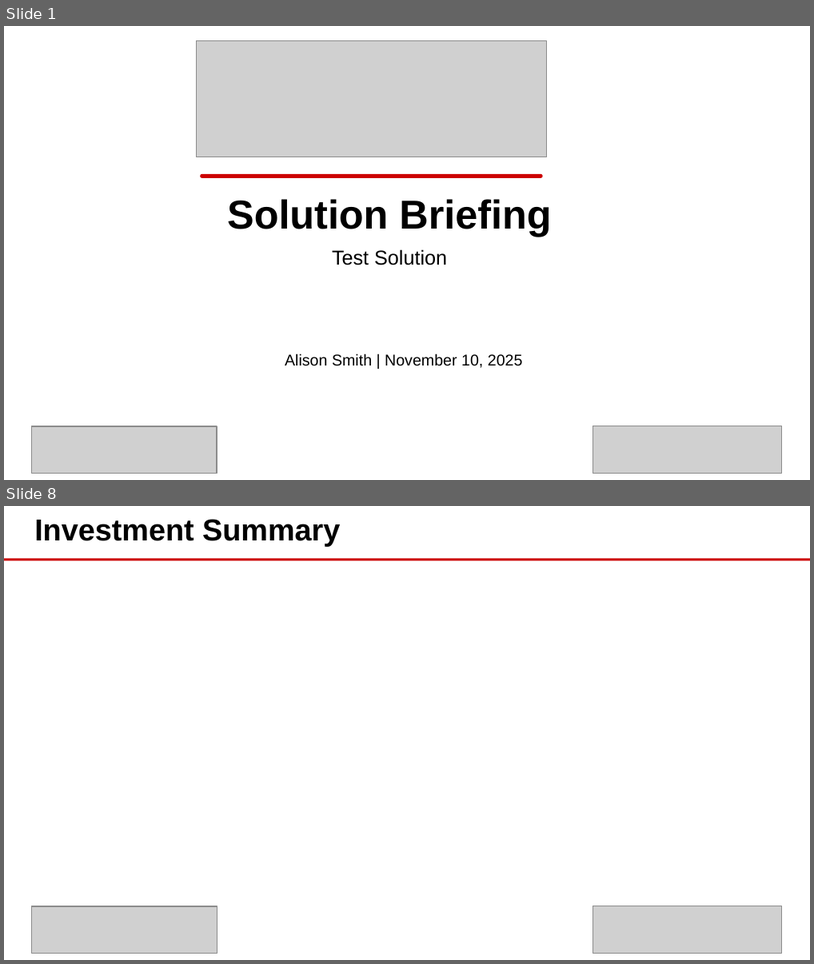
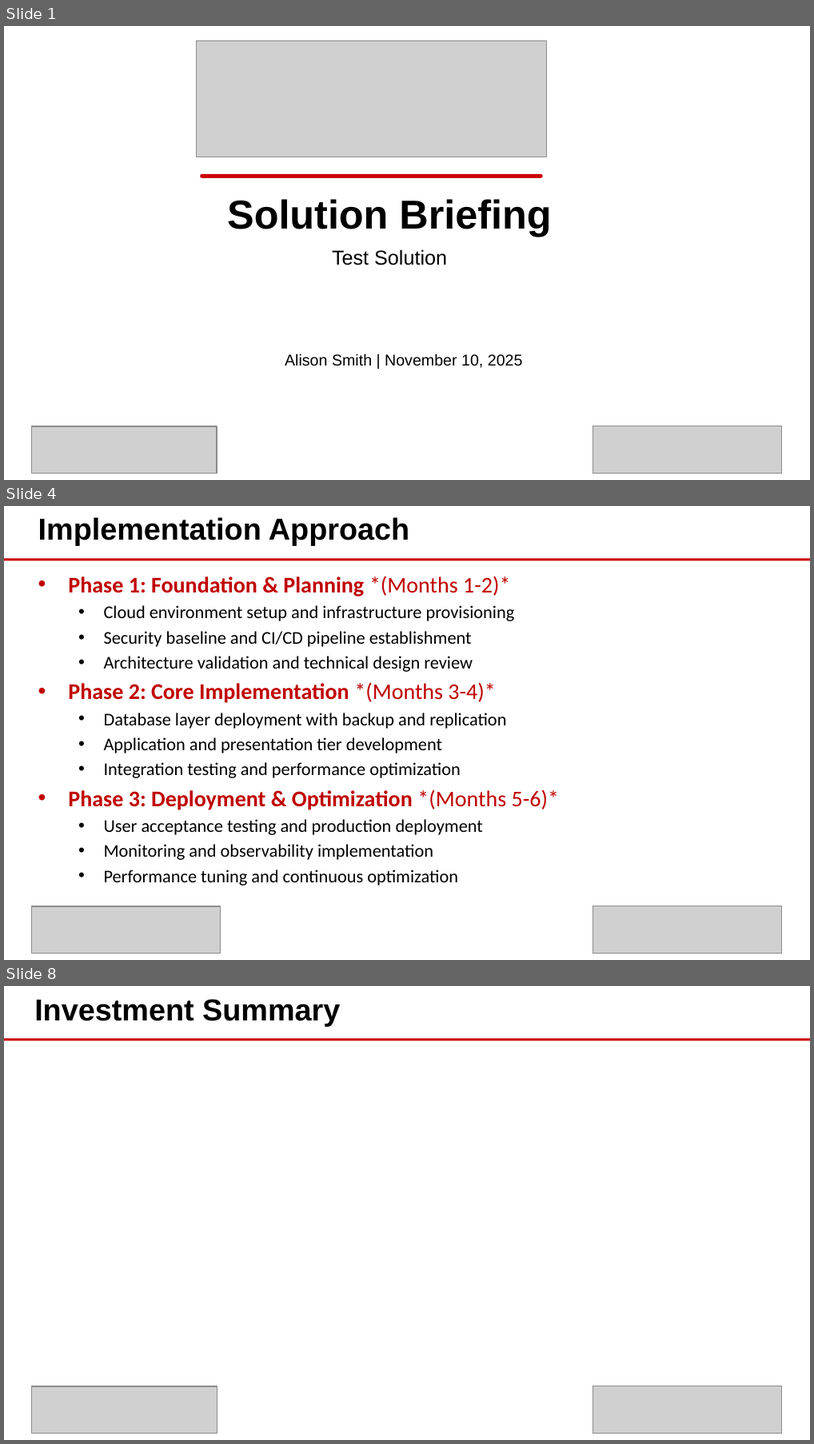
Before and after one commit to eoframework/solutions, a slide deck: solution-template/sample-provider/sample-category/sample-solution/presales/solution-briefing.pptx. Shown one above the other, each under a label of ours: slides 1 and 8 before the commit, slides 1, 4 and 8 after it; the slides between them are not shown. The pictures are 814x964 and 814x1444 pixels, drawn with LibreOffice and Linux fonts; fonts in the diff are those of the drawing; grey boxes stand for pictures; background and template pictures are left out. Boxes give left, top, right and bottom in pixels: in the first picture for what was removed or moved away, otherwise in the second. Text is boxed around its words. In the diff, an @@ line names an element or a change of style, - is before the commit and + after.

```diff
--- a/solution-template/sample-provider/sample-category/sample-solution/presales/solution-briefing.pptx
+++ b/solution-template/sample-provider/sample-category/sample-solution/presales/solution-briefing.pptx
@@ slide 4 added at <box>4,506,810,960</box>, background #FFFFFF; not listed: 1 template element that a slide beside it also shows @@
@@ text added at <box>38,517,410,546</box>, 27 pt, text #000000, bold @@
+Implementation Approach
@@ text added at <box>68,576,559,885</box>, 16 pt, text #000000 @@
+• Phase 1: Foundation & Planning *(Months 1-2)*
+  • Cloud environment setup and infrastructure provisioning
+  • Security baseline and CI/CD pipeline establishment
+  • Architecture validation and technical design review
+• Phase 2: Core Implementation *(Months 3-4)*
+  • Database layer deployment with backup and replication
+  • Application and presentation tier development
+  • Integration testing and performance optimization
+• Phase 3: Deployment & Optimization *(Months 5-6)*
+  • User acceptance testing and production deployment
+  • Monitoring and observability implementation
+  • Performance tuning and continuous optimization
@@ picture added at <box>31,906,220,952</box> @@
@@ picture added at <box>594,906,782,952</box> @@
```
Also in this commit, not shown: 4 slides changed, 1 other slide added, 2 slides removed, 3 other files.
